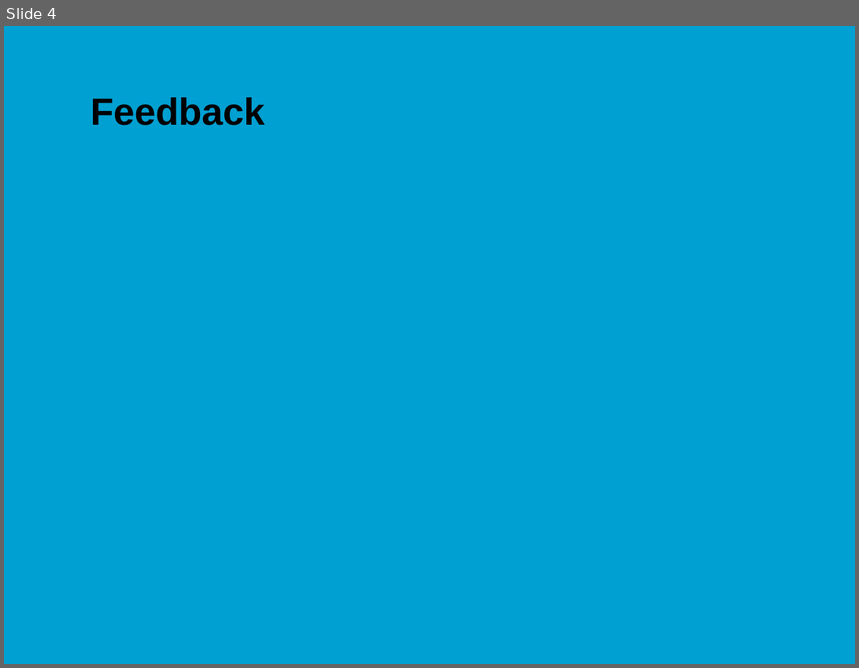
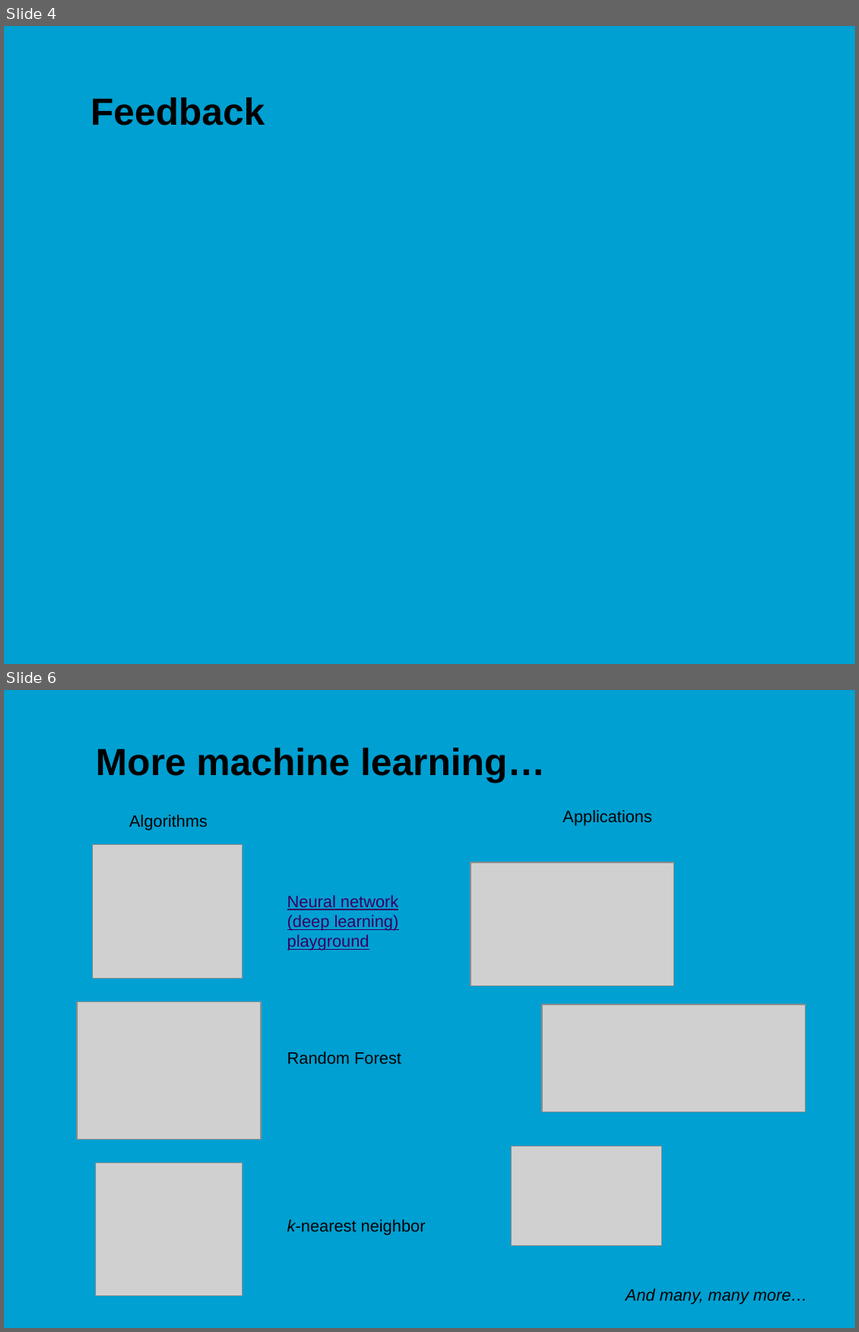
Before and after one commit to jonasmoons/data-driven-learning, a slide deck: slides/ddl-w6l2.pptx. Shown one above the other, each under a label of ours: slide 4 before the commit, slides 4 and 6 after it; the slides between them are not shown. The pictures are 859x668 and 859x1332 pixels, drawn with LibreOffice and Linux fonts; fonts in the diff are those of the drawing; grey boxes stand for pictures; background and template pictures are left out. Boxes give left, top, right and bottom in pixels: in the first picture for what was removed or moved away, otherwise in the second. Text is boxed around its words. In the diff, an @@ line names an element or a change of style, - is before the commit and + after.

```diff
--- a/slides/ddl-w6l2.pptx
+++ b/slides/ddl-w6l2.pptx
@@ slide 6 added at <box>4,690,855,1328</box>, background picture (left out) @@
@@ title added at <box>96,748,545,783</box>, 32 pt, text #000000, bold @@
+More machine learning…
@@ text added at <box>129,815,208,831</box>, 14 pt, text #000000 @@
+Algorithms
@@ text added at <box>563,810,652,826</box>, 14 pt, text #000000 @@
+Applications
@@ picture added at <box>92,844,243,978</box> @@
@@ picture added at <box>471,863,674,986</box> @@
@@ text added at <box>287,895,399,951</box>, 14 pt, text #380060, underline @@
+Neural network (deep learning)
+playground
@@ picture added at <box>77,1002,261,1139</box> @@
@@ picture added at <box>542,1005,805,1113</box> @@
@@ text added at <box>287,1052,401,1065</box>, 14 pt, text #000000 @@
+Random Forest
@@ picture added at <box>95,1163,243,1296</box> @@
@@ picture added at <box>512,1146,662,1246</box> @@
@@ text added at <box>287,1220,426,1236</box>, 14 pt, text #000000 @@
+k-nearest neighbor
@@ text added at <box>626,1289,807,1305</box>, 14 pt, text #000000, italic @@
+And many, many more…
```
Also in this commit, not shown: 1 slide changed, 16 other slides added, 1 slide removed, 11 other files.
